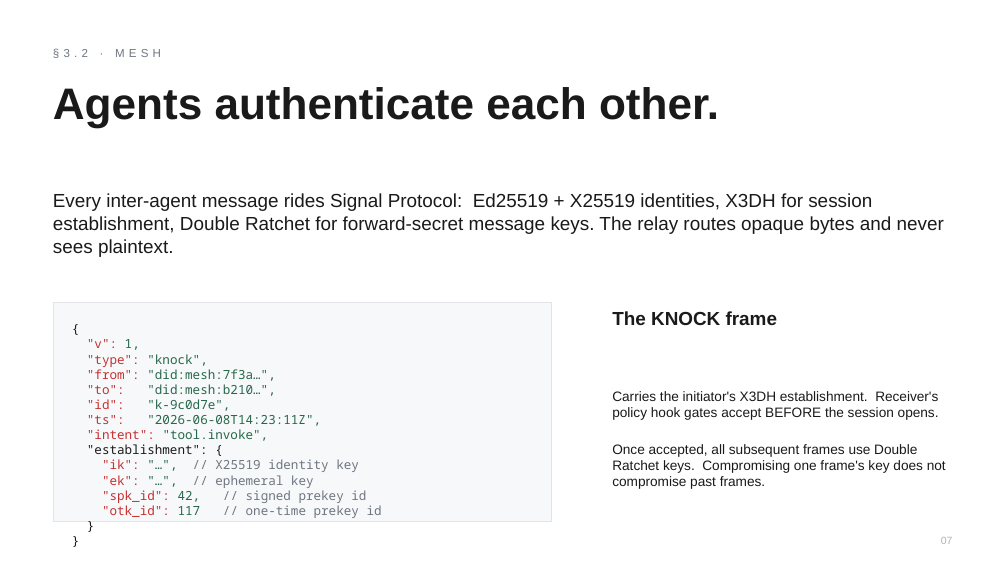
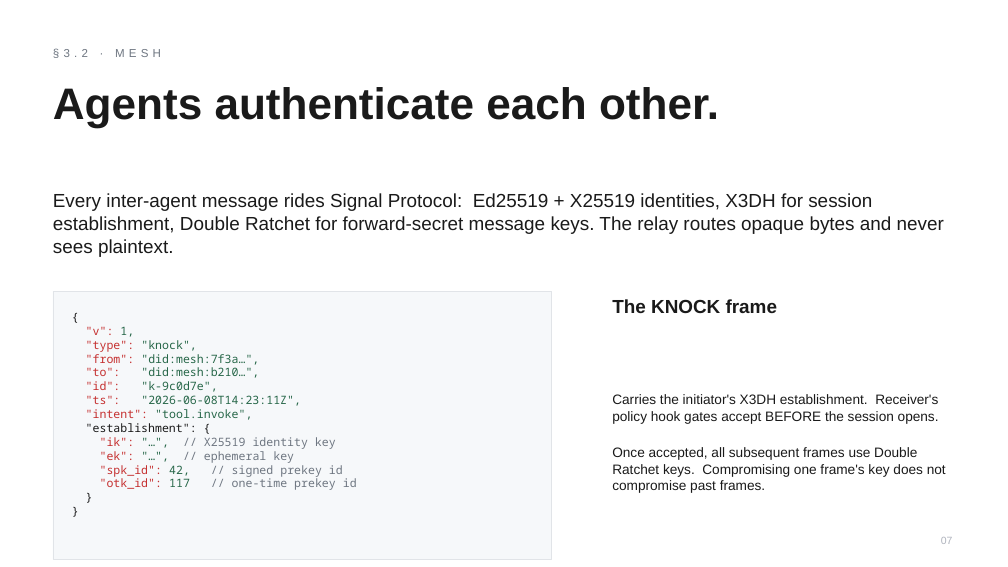
Before and after one commit to Azure/kars, a slide deck: slide 7 of docs/showcase/deliverables/kars-pitch-deck.pptx. Drawn at 1008x567 pixels with LibreOffice and Linux fonts; fonts in the diff are those of the drawing. Boxes give left, top, right and bottom in pixels: in the first picture for what was removed or moved away, otherwise in the second. Text is boxed around its words. In the diff, an @@ line names an element or a change of style, - is before the commit and + after.

```diff
--- a/docs/showcase/deliverables/kars-pitch-deck.pptx
+++ b/docs/showcase/deliverables/kars-pitch-deck.pptx
@@ rectangle: place and size @@
-rectangle at (53, 302, 552, 522)
+rectangle at (53, 291, 552, 560)
@@ text "The KNOCK frame": place and size @@
-text "The KNOCK frame" at (612, 311, 777, 325)
+text "The KNOCK frame" at (612, 299, 777, 313)
@@ text "{ "v": 1, "type": "knock", ...": place and size @@
-text "{ "v": 1, "type": "knock", ..." at (87, 339, 382, 518)
+text "{ "v": 1, "type": "knock", ..." at (86, 327, 357, 490)
@@ text "{ "v": 1, "type": "knock", ..." at (86, 327, 357, 490): size 12 to 11 pt @@
@@ text "Carries the initiator's X3DH establishment. ...": place and size @@
-text "Carries the initiator's X3DH establishment. ..." at (612, 391, 946, 489)
+text "Carries the initiator's X3DH establishment. ..." at (612, 394, 946, 493)
```
Also in this commit, not shown: 1 other slide changed.
